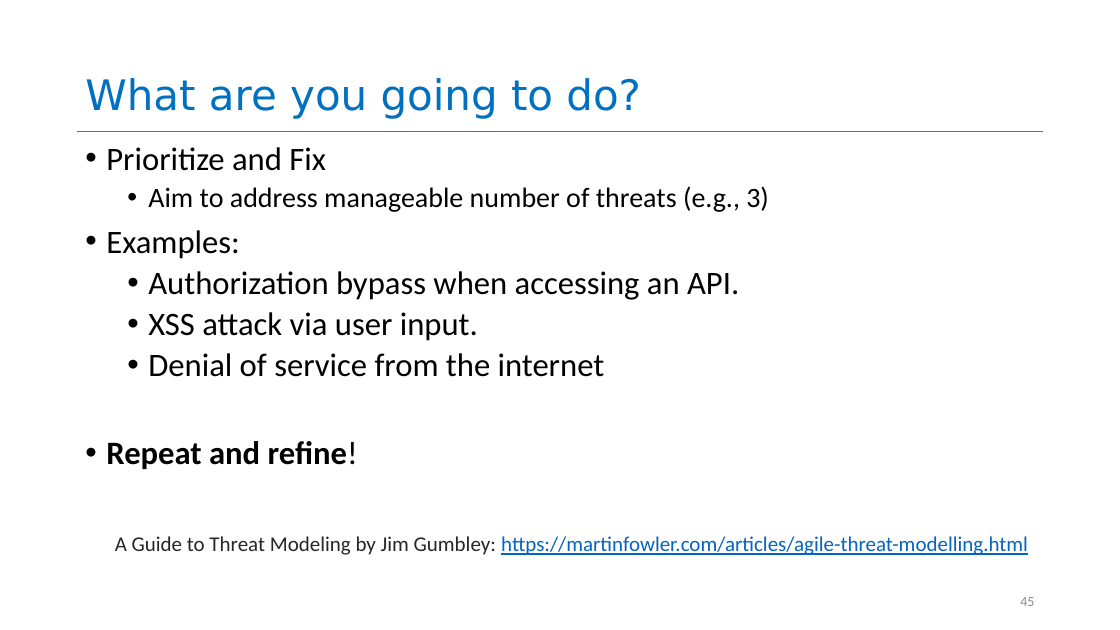
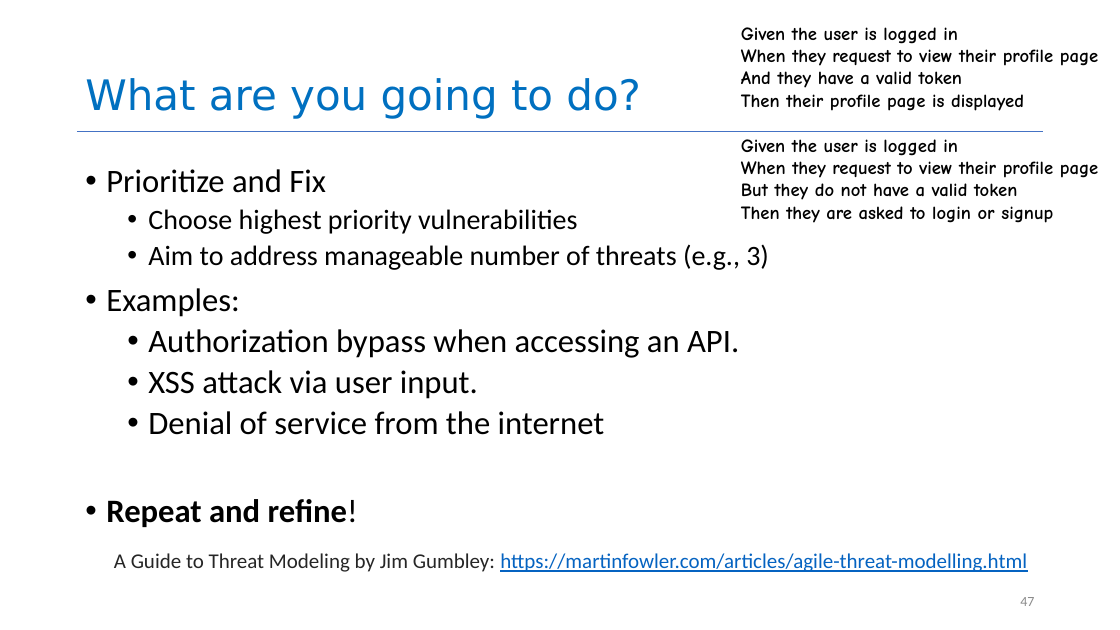
Before and after one commit to SalehKhatri/CS4530-Fall-2026, a slide deck: slide 47 of Slides/Module 13 Security.pptx (slide 45 before the commit). Drawn at 1120x630 pixels with LibreOffice and Linux fonts; fonts in the diff are those of the drawing. Boxes give left, top, right and bottom in pixels: in the first picture for what was removed or moved away, otherwise in the second. Text is boxed around its words. In the diff, an @@ line names an element or a change of style, - is before the commit and + after.

```diff
--- a/Slides/Module 13 Security.pptx
+++ b/Slides/Module 13 Security.pptx
@@ text added at (741,27,1098,223), 16 pt, text #000000, bold @@
+Given the user is logged in
+When they request to view their profile page And they have a valid token
+Then their profile page is displayed
+Given the user is logged in
+When they request to view their profile page
+But they do not have a valid token
+Then they are asked to login or signup
@@ text "Prioritize and Fix": place and size @@
-text "Prioritize and Fix" at (106,147,769,469)
+text "Prioritize and Fix" at (106,169,769,527)
@@ text at (148,209,577,234): paragraph added @@
+  • Choose highest priority vulnerabilities
@@ text "A Guide to Threat Modeling ...": place and size @@
-text "A Guide to Threat Modeling ..." at (115,536,1028,555)
+text "A Guide to Threat Modeling ..." at (114,553,1027,572)
@@ page number at (1020,597,1034,606): text changed @@
-45
+47
```
Also in this commit, not shown: 1 other slide changed, 3 slides added, 1 slide removed, 1 other file.
